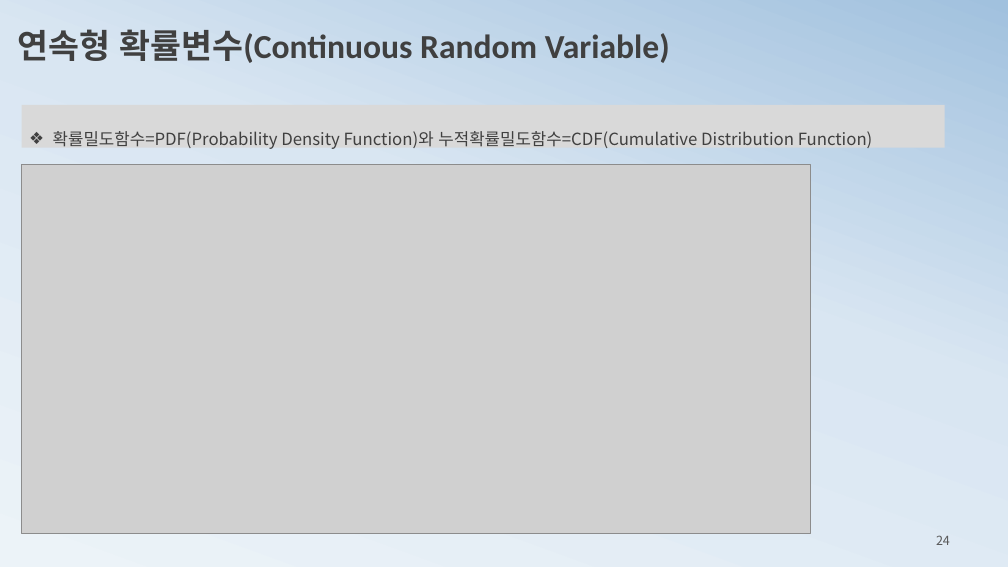
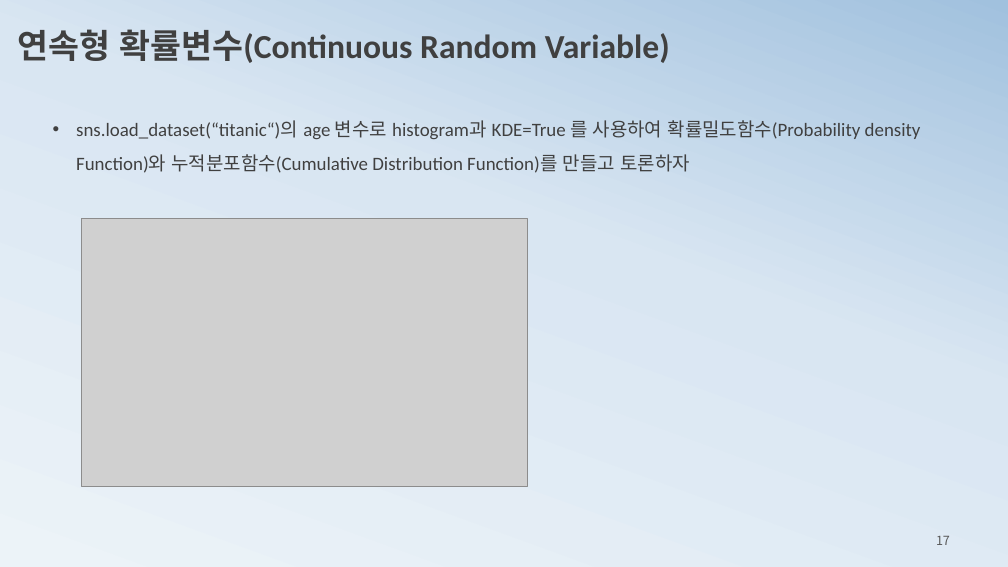
Before and after one commit to ancestor9/mathematics-for-machine-learning, a slide deck: slide 17 of 3_probability theory for machine learning.pptx (slide 24 before the commit). Drawn at 1008x567 pixels with LibreOffice and Linux fonts; fonts in the diff are those of the drawing; grey boxes stand for pictures. Boxes give left, top, right and bottom in pixels: in the first picture for what was removed or moved away, otherwise in the second. Text is boxed around its words. In the diff, an @@ line names an element or a change of style, - is before the commit and + after.

```diff
--- a/3_probability theory for machine learning.pptx
+++ b/3_probability theory for machine learning.pptx
@@ text "sns.load_dataset(“titanic“)의 age 변수로 histogram과 KDE=True ...": place and size @@
-text "sns.load_dataset(“titanic“)의 age 변수로 histogram과 KDE=True ..." at [22, 105, 945, 148]
+text "sns.load_dataset(“titanic“)의 age 변수로 histogram과 KDE=True ..." at [76, 120, 921, 173]
@@ text "sns.load_dataset(“titanic“)의 age 변수로 histogram과 KDE=True ..." at [76, 120, 921, 173]: fill #D9D9D9 to none @@
@@ text at [76, 120, 921, 173]: text changed; size 16 to 18 pt; font Noto Sans CJK KR to Calibri @@
-❖ 확률밀도함수=PDF(Probability Density Function)와 누적확률밀도함수=CDF(Cumulative Distribution Function)
+• sns.load_dataset(“titanic“)의 age 변수로 histogram과 KDE=True 를 사용하여 확률밀도함수(Probability density Function)와 누적분포함수(Cumulative Distribution Function)를 만들고 토론하자
@@ picture removed at [22, 165, 811, 534] @@
@@ picture added at [81, 218, 528, 485] @@
@@ page number at [936, 536, 950, 545]: text changed @@
-24
+17
```
Also in this commit, not shown: 5 other slides changed, 4 slides added, 1 slide removed.
